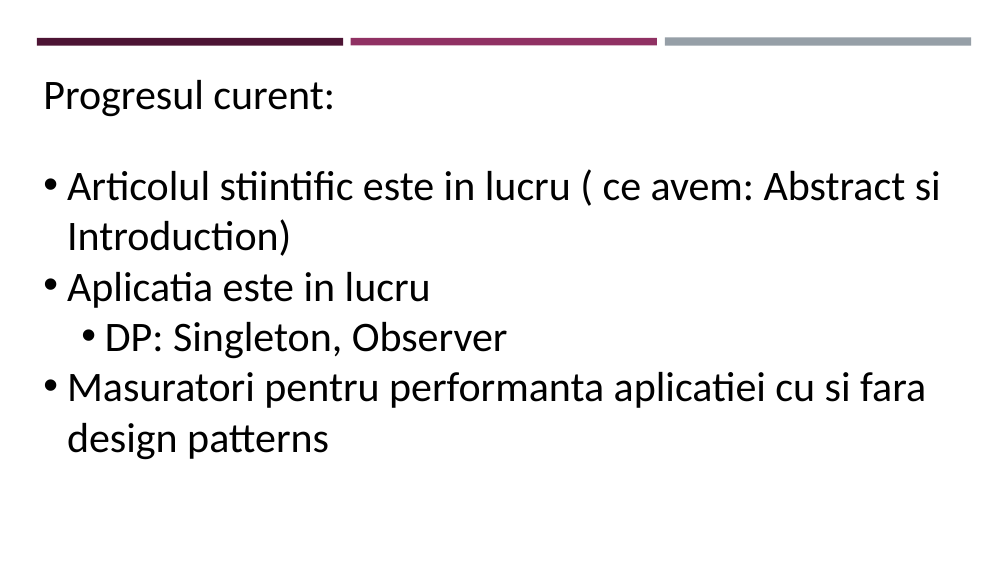
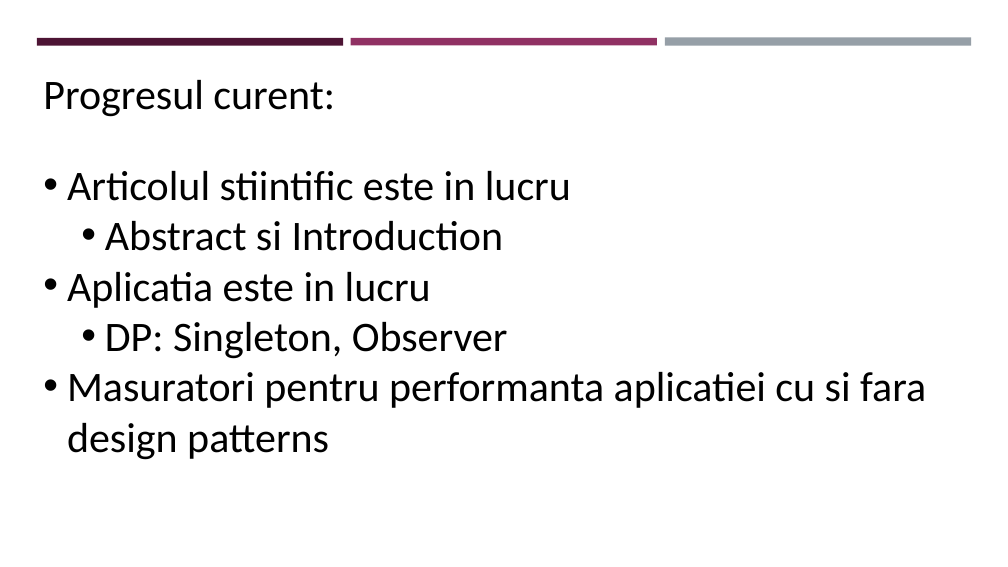
Before and after one commit to siot12/SASPS-Project, a slide deck: slide 2 of docs/Milestone 2.pptx. Drawn at 1008x567 pixels with LibreOffice and Linux fonts; fonts in the diff are those of the drawing. Boxes give left, top, right and bottom in pixels: in the first picture for what was removed or moved away, otherwise in the second. Text is boxed around its words. In the diff, an @@ line names an element or a change of style, - is before the commit and + after.

```diff
--- a/docs/Milestone 2.pptx
+++ b/docs/Milestone 2.pptx
@@ text at [67,171,571,251]: text changed @@
-• Articolul stiintific este in lucru ( ce avem: Abstract si Introduction)
+• Articolul stiintific este in lucru
+  • Abstract si Introduction
```
Also in this commit, not shown: 1 other slide changed, 8 other files.
